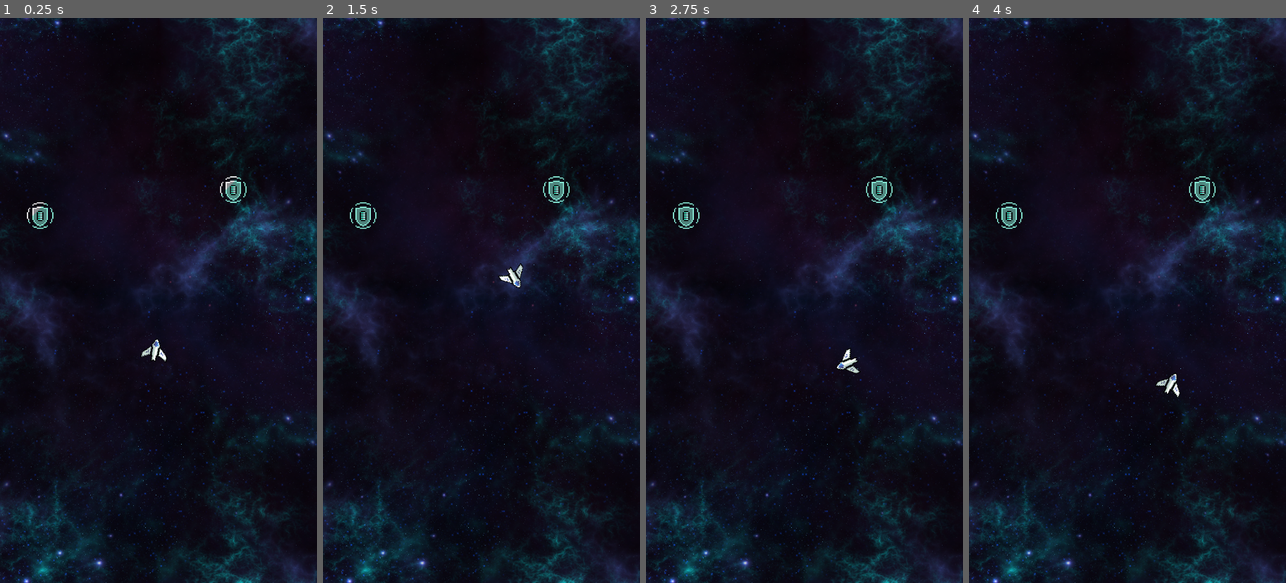
Above: before the commit, frames 1-4 (left to right).
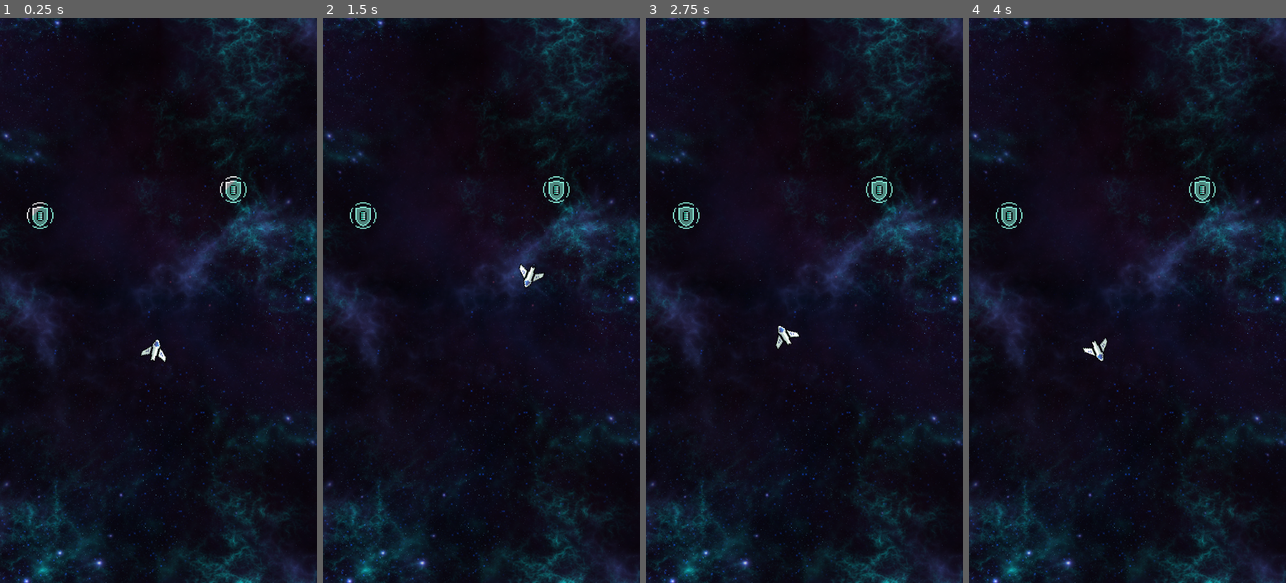
Above: after the commit, the same moments.

Repository: Alxlol/NeonSurge2
Game: Godot game, scene res://levels/level_1.tscn
The game is run twice, just before and just after one commit, with the same random seed, the same clock (stepped at 60 frames per second) and the same inputs.
Inputs:
- Up to frame 1 (0.25 s): no input
- Up to frame 2 (1.5 s): hold Space (Thrust) 0.53-1.28 s; tap Ctrl (Rotate) at 0.6, 1.35 s
- Up to frame 3 (2.75 s): hold Space (Thrust) from 2.03 s (still down); tap Ctrl (Rotate) at 2.1 s
- Up to frame 4 (4 s): tap Ctrl (Rotate) at 2.85, 3.6 s; release Space (Thrust) at 3.53 s

The runs differ from the first frame. In frame 1, less than 0.1% of the frame differs, in the area x 44-53%, y 56-61%; in frame 2, 0.3%, in the area x 55-70%, y 43-48%; in frame 3, 0.3%; in frame 4, 0.3%.

Commit message:
Try this out

Diff:
--- a/levels/level_1.tscn
+++ b/levels/level_1.tscn
@@ -21,6 +21,8 @@
 
 [node name="player" parent="." instance=ExtResource("2_r7gce")]
 position = Vector2(282, 601)
+rotate_speed = 1.0
+thrust_speed = 600
 
 [node name="pickup" parent="." instance=ExtResource("3_nivon")]
 position = Vector2(73, 358)
